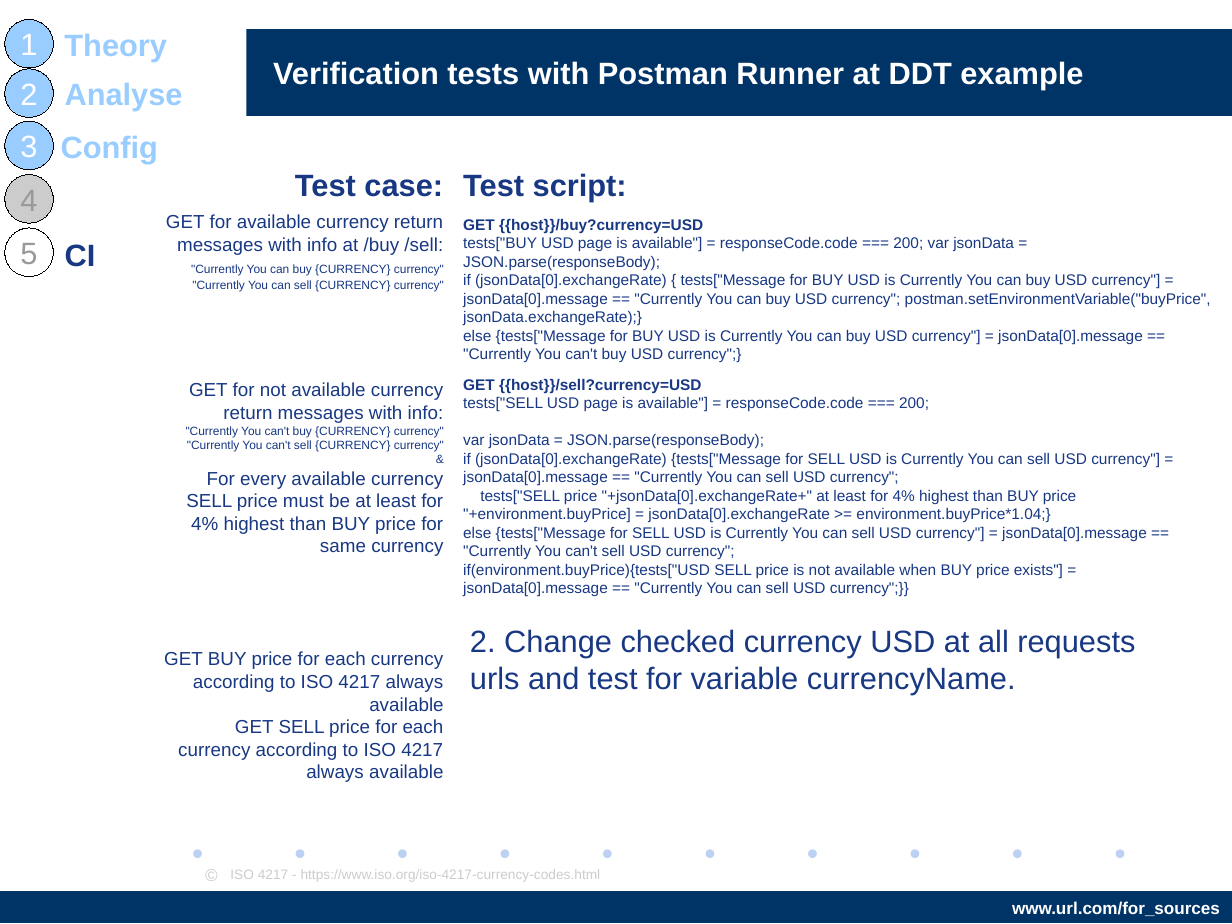
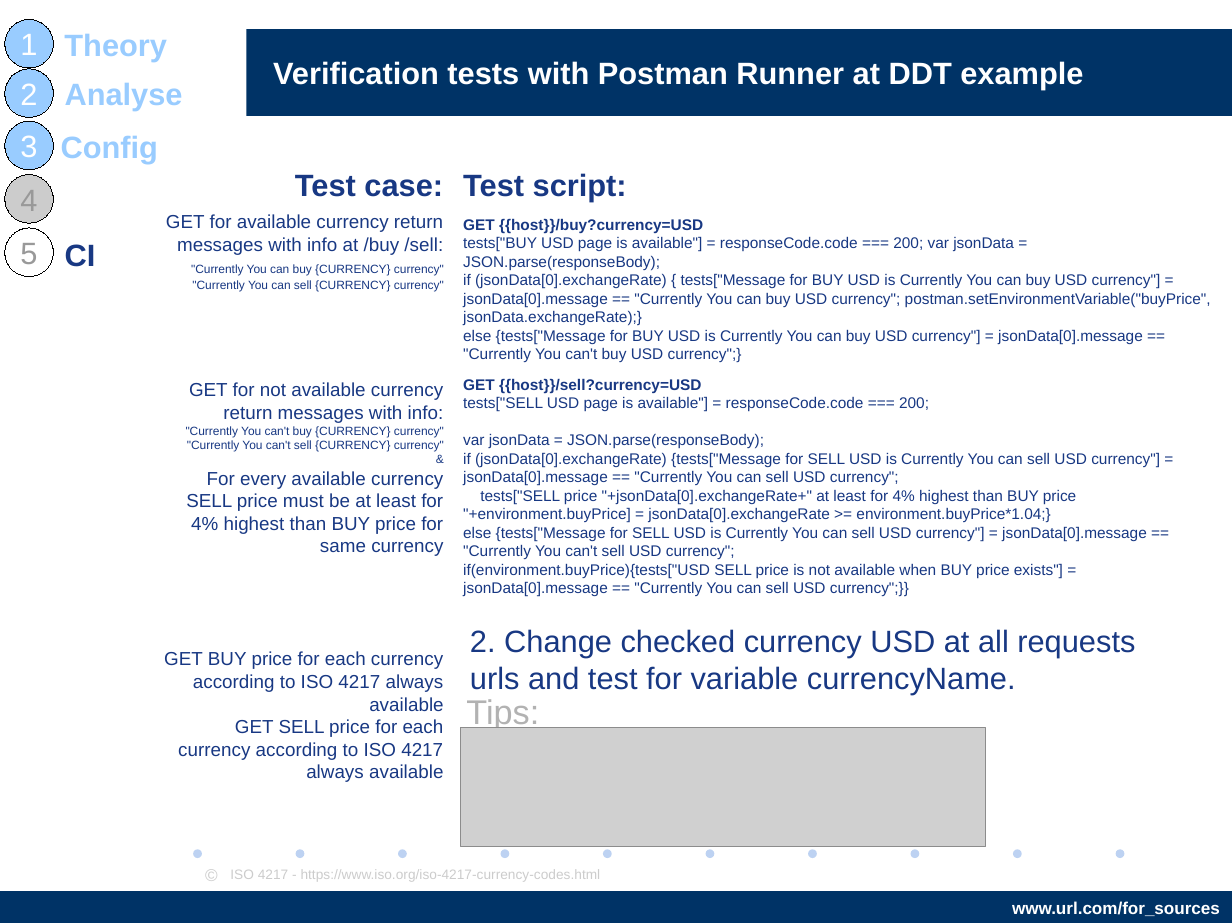
Before and after one commit to AndriiStepura/letslearnapitesting, a slide deck: slide 23 of StartTestingApiWithPostman.odp. Drawn at 1232x924 pixels with LibreOffice and Linux fonts; fonts in the diff are those of the drawing; grey boxes stand for pictures; background and template pictures are left out. Boxes give left, top, right and bottom in pixels: in the first picture for what was removed or moved away, otherwise in the second. Text is boxed around its words. In the diff, an @@ line names an element or a change of style, - is before the commit and + after.

```diff
--- a/StartTestingApiWithPostman.odp
+++ b/StartTestingApiWithPostman.odp
@@ text added at (466,699,539,730), 20 pt, text #B2B2B2 @@
+Tips:
@@ picture added at (461,728,986,848) @@
```
Also in this commit, not shown: 4 other slides changed, 1 slide added, 5 slides removed.
